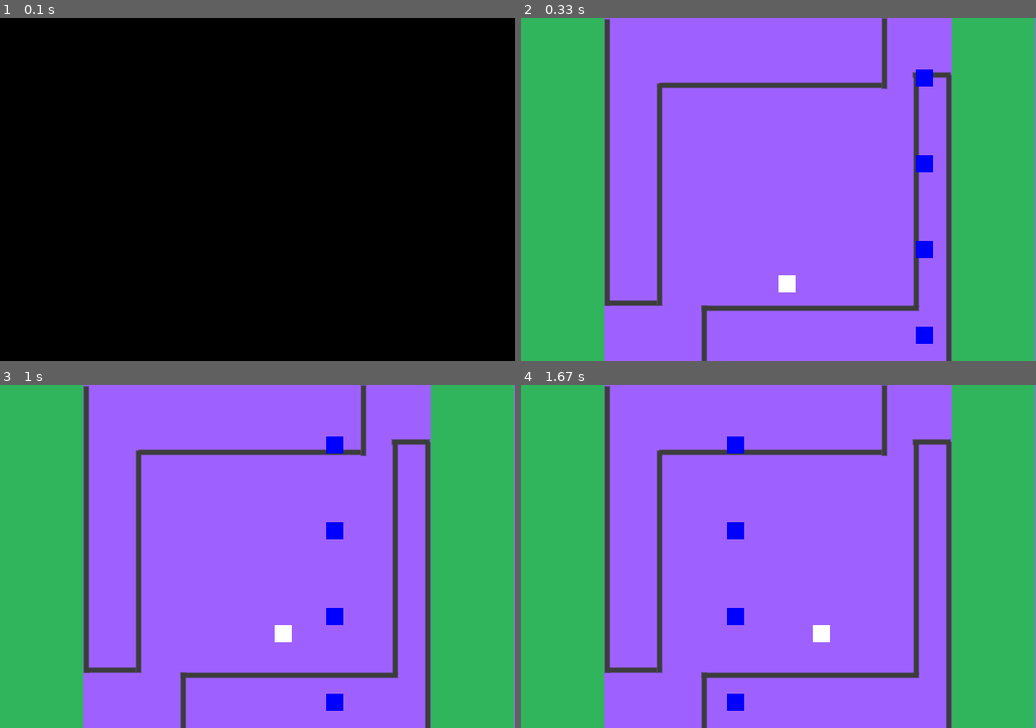
Above: before the commit, frames 1-4 (two rows, left to right).
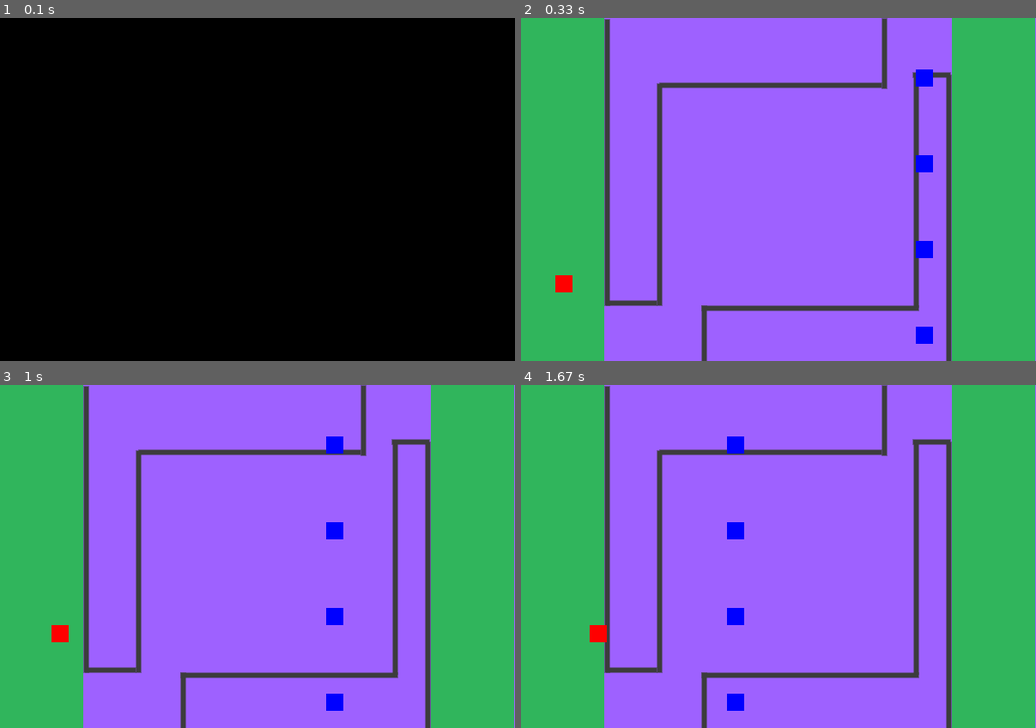
Above: after the commit, the same moments.

Repository: carolineap/hardest-pygame-ever
Game: pygame game, started from hardestGame.py
Same seed, same stepped clock (60 frames per second), same inputs: the game is played once before the commit and once after it.
Inputs:
- Up to frame 1 (0.1 s): no input
- Up to frame 2 (0.33 s): no input
- Up to frame 3 (1 s): hold Right 0.33-0.8 s; hold Up from 0.83 s (still down)
- Up to frame 4 (1.67 s): release Up at 1.13 s; hold Right 1.17-1.63 s

Frame 1 is identical in both runs. In frame 2, 0.3% of the frame differs, in the area x 6-54%, y 75-80%; in frame 3, 0.3%; in frame 4, 0.3%.

Commit message:
Game Soundtrack

Diff:
--- a/hardestGame.py
+++ b/hardestGame.py
@@ -1,4 +1,5 @@
 import pygame
+from pygame import mixer
 from pygame.locals import *
 import random
 
@@ -13,6 +14,10 @@
 # Background
 background = pygame.image.load('background.png')
 
+# Sound
+mixer.music.load("SoundTrack/hardestGameThemeSong.mp3")
+mixer.music.play(-1)
+
 #Goal
 startPlaceX = [100]
 endPlaceX = [480]
@@ -25,9 +30,15 @@
 game_over = False
 
 #player
-player = [300, 300]
+playerStartX = 40
+playerStartY = 300
+
+def startPlayerPosition():
+    return [playerStartX, playerStartY]
+
+player = startPlayerPosition()
 player_skin = pygame.Surface((tamBlocks,tamBlocks))
-player_skin.fill((255,255,255)) #White
+player_skin.fill((255,0,0))
 
 # Macro definition for player movement.
 UP = 0
@@ -46,7 +57,7 @@
 distYBetweenEnemies = 100
 
 blue_skin = pygame.Surface((tamBlocks,tamBlocks))
-blue_skin.fill((0,0,255)) #White
+blue_skin.fill((0,0,255))
 
 enemyImg = []
 enemyX = []
@@ -63,6 +74,7 @@
     enemyY_change.append(tamBlocks)
     x_enemyIni += distXBetweenEnemies
     y_enemyIni += distYBetweenEnemies
+
 
 def enemy(x, y, i):
     screen.blit(enemyImg[i], (x, y))
@@ -113,13 +125,15 @@
     # Check if player collided with enemies
     for i in range(num_of_enemies):
         if(collision(player,i)):
-            game_over = True
+            punchSound = mixer.Sound("SoundTrack/punch.wav")
+            punchSound.play()
+            player = startPlayerPosition()
             break
 
     playerChangeY = 0
     playerChangeX = 0
 
-        # Actually make the Player move.
+    # Actually make the Player move.
     if my_direction == UP and player[1] > 0:
         playerChangeY = -tamBlocks
     if my_direction == DOWN  and player[1] < height - tamBlocks:
@@ -128,10 +142,8 @@
         playerChangeX = tamBlocks
     if my_direction == LEFT and player[0] > 0:
         playerChangeX = -tamBlocks
-    print(player)
 
     player = (player[0] + playerChangeX, player[1] + playerChangeY)
-
     #Player movement
     screen.blit(player_skin,player)
 
Not shown, added: SoundTrack/hardestGameThemeSong.mp3
Not shown, added: SoundTrack/punch.wav
